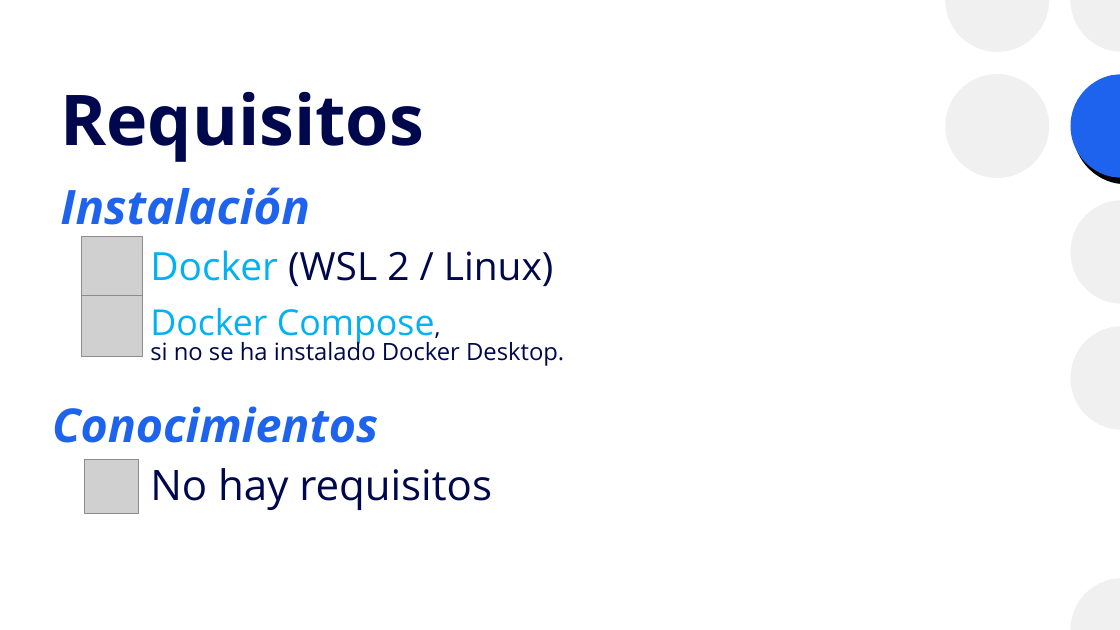
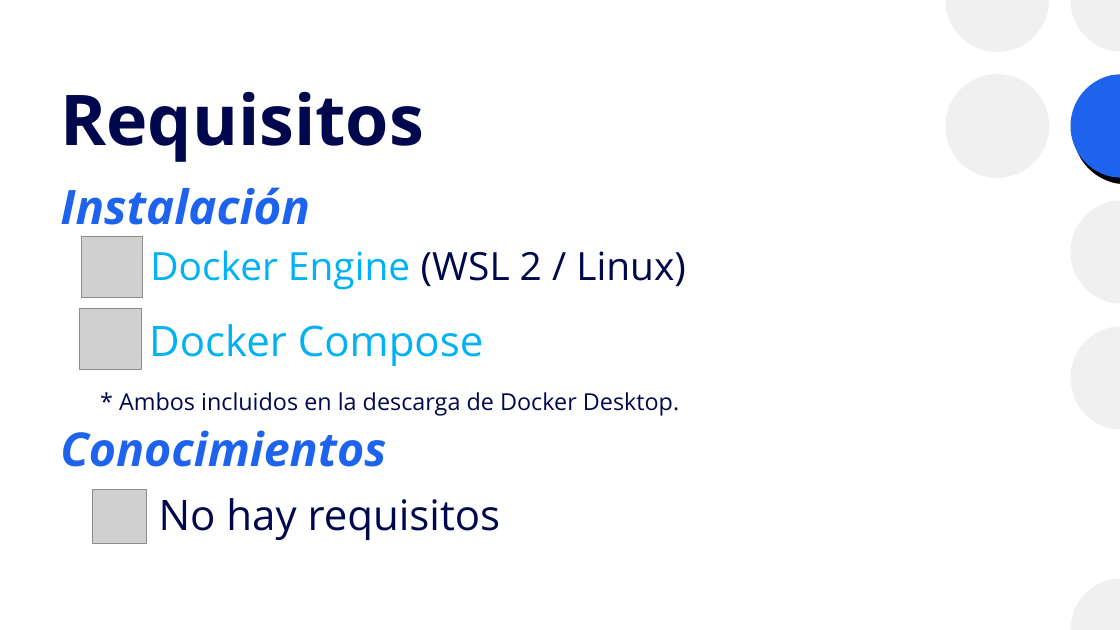
Before and after one commit to josanri/docker-workshop, a slide deck: slide 3 of Introducción a Docker.pptx. Drawn at 1120x630 pixels with LibreOffice and Linux fonts; fonts in the diff are those of the drawing; grey boxes stand for pictures. Boxes give left, top, right and bottom in pixels: in the first picture for what was removed or moved away, otherwise in the second. Text is boxed around its words. In the diff, an @@ line names an element or a change of style, - is before the commit and + after.

Commit message:
Añadida diapositiva de Docker como plataforma

```diff
--- a/Introducción a Docker.pptx
+++ b/Introducción a Docker.pptx
@@ text at [150, 250, 686, 290]: text changed; text colour #00084D to #00B2F3 @@
-Docker (WSL 2 / Linux)
+Docker Engine (WSL 2 / Linux)
@@ picture: place and size @@
-picture at [81, 296, 142, 357]
+picture at [80, 308, 141, 370]
@@ text at [149, 324, 484, 366]: text changed; size 20.4 to 36 pt; text colour #00084D to #00B2F3 @@
-Docker Compose,
-si no se ha instalado Docker Desktop.
+Docker Compose
@@ text added at [119, 392, 679, 416], 20 pt, text #00084D @@
+* Ambos incluidos en la descarga de Docker Desktop.
@@ text "Conocimientos": place and size @@
-text "Conocimientos" at [52, 406, 378, 443]
+text "Conocimientos" at [60, 430, 386, 467]
@@ picture: place and size @@
-picture at [85, 460, 139, 513]
+picture at [93, 490, 147, 544]
@@ text "No hay requisitos": place and size @@
-text "No hay requisitos" at [150, 468, 492, 510]
+text "No hay requisitos" at [159, 498, 501, 540]
```
Also in this commit, not shown: 14 other slides changed, 1 slide added, 1 slide removed, 1 other file.
